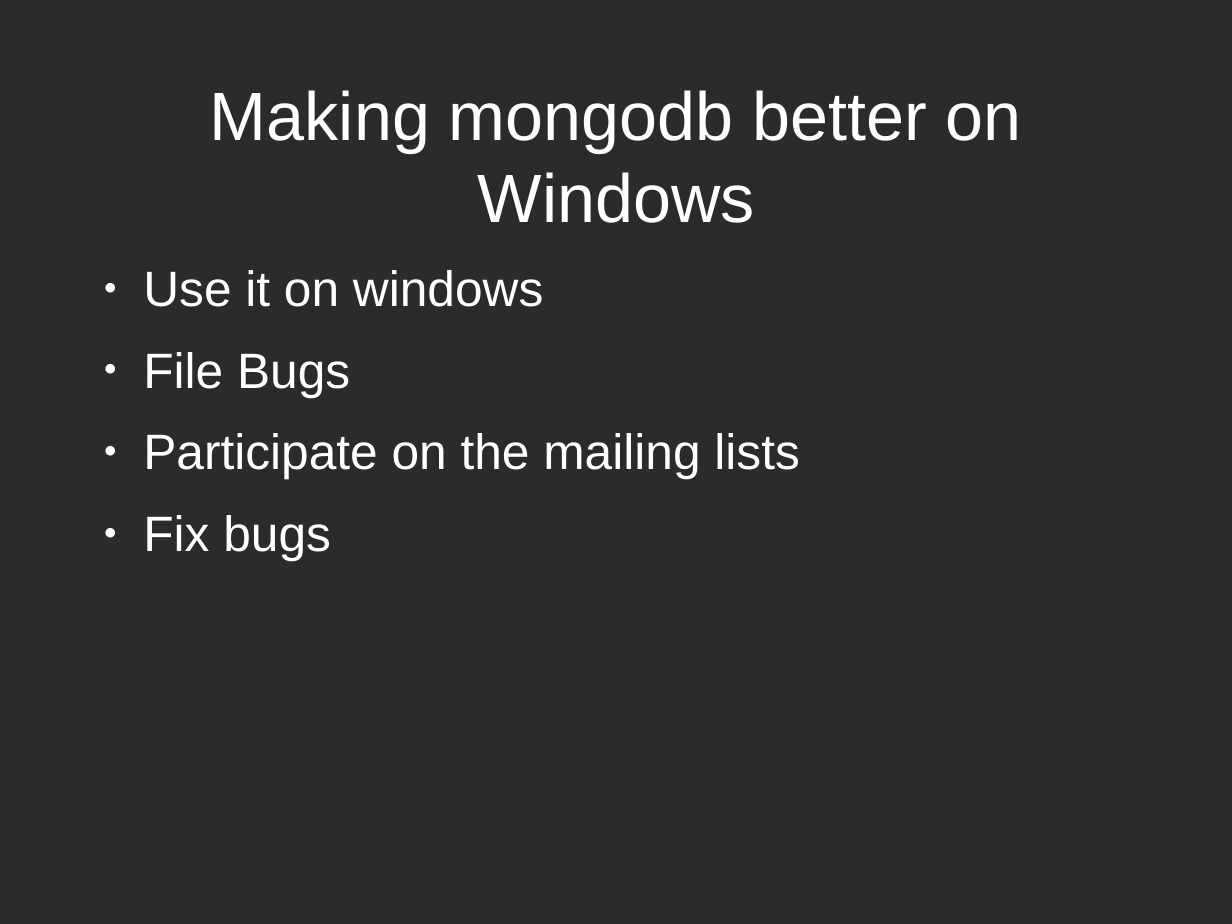
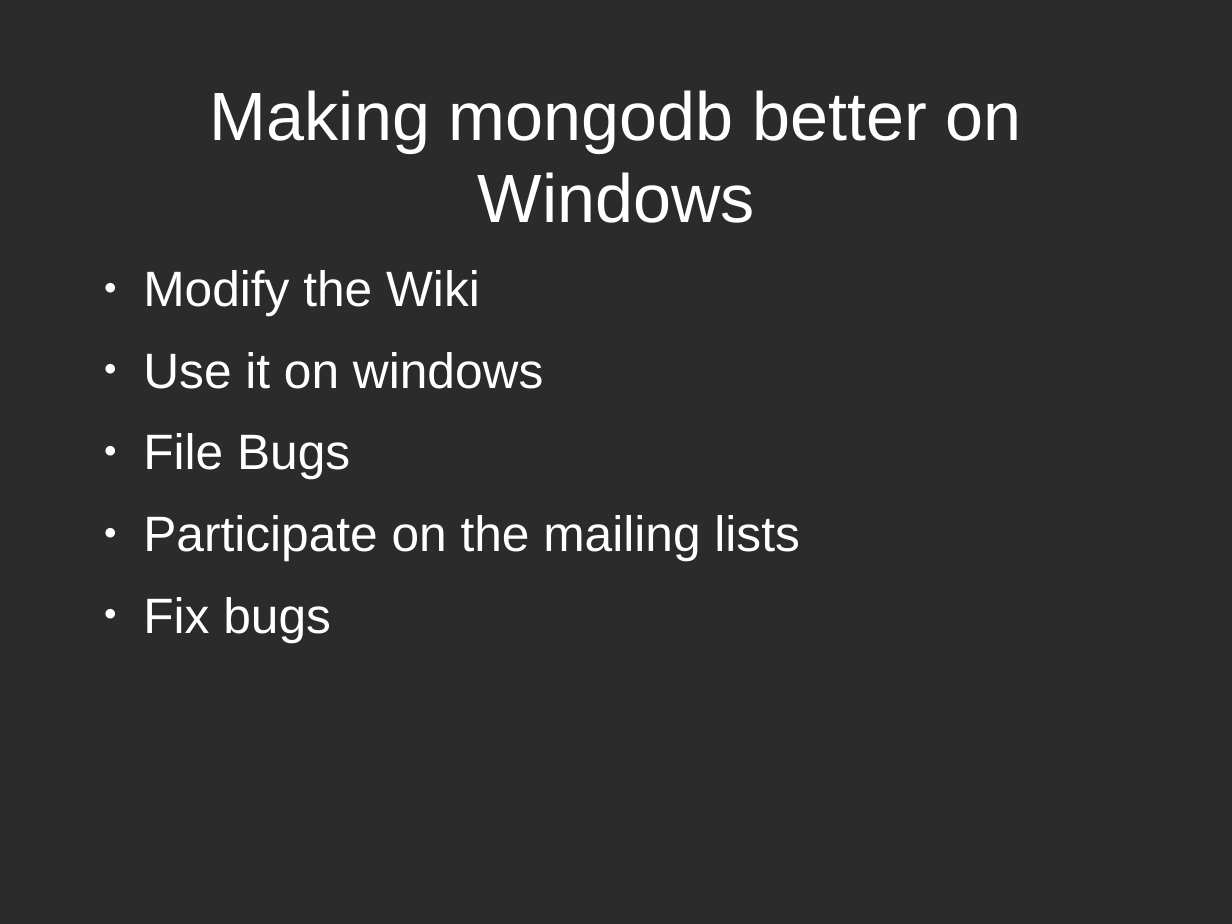
Before and after one commit to zippy1981/TalkMaterials, a slide deck: slide 31 of MongoMeetup/2010-July/Mongo Windows Administration for the Unix Programmer.odp. Drawn at 1232x924 pixels with LibreOffice and Linux fonts; fonts in the diff are those of the drawing; background and template pictures are left out; a plain dark background stands for a picture behind light text. Boxes give left, top, right and bottom in pixels: in the first picture for what was removed or moved away, otherwise in the second. Text is boxed around its words. In the diff, an @@ line names an element or a change of style, - is before the commit and + after.

Commit message:
Final touchups before my talk.

```diff
--- a/MongoMeetup/2010-July/Mongo Windows Administration for the Unix Programmer.odp
+++ b/MongoMeetup/2010-July/Mongo Windows Administration for the Unix Programmer.odp
@@ text at (x1=143, y1=270, x2=480, y2=316): paragraph added @@
+● Modify the Wiki
```
